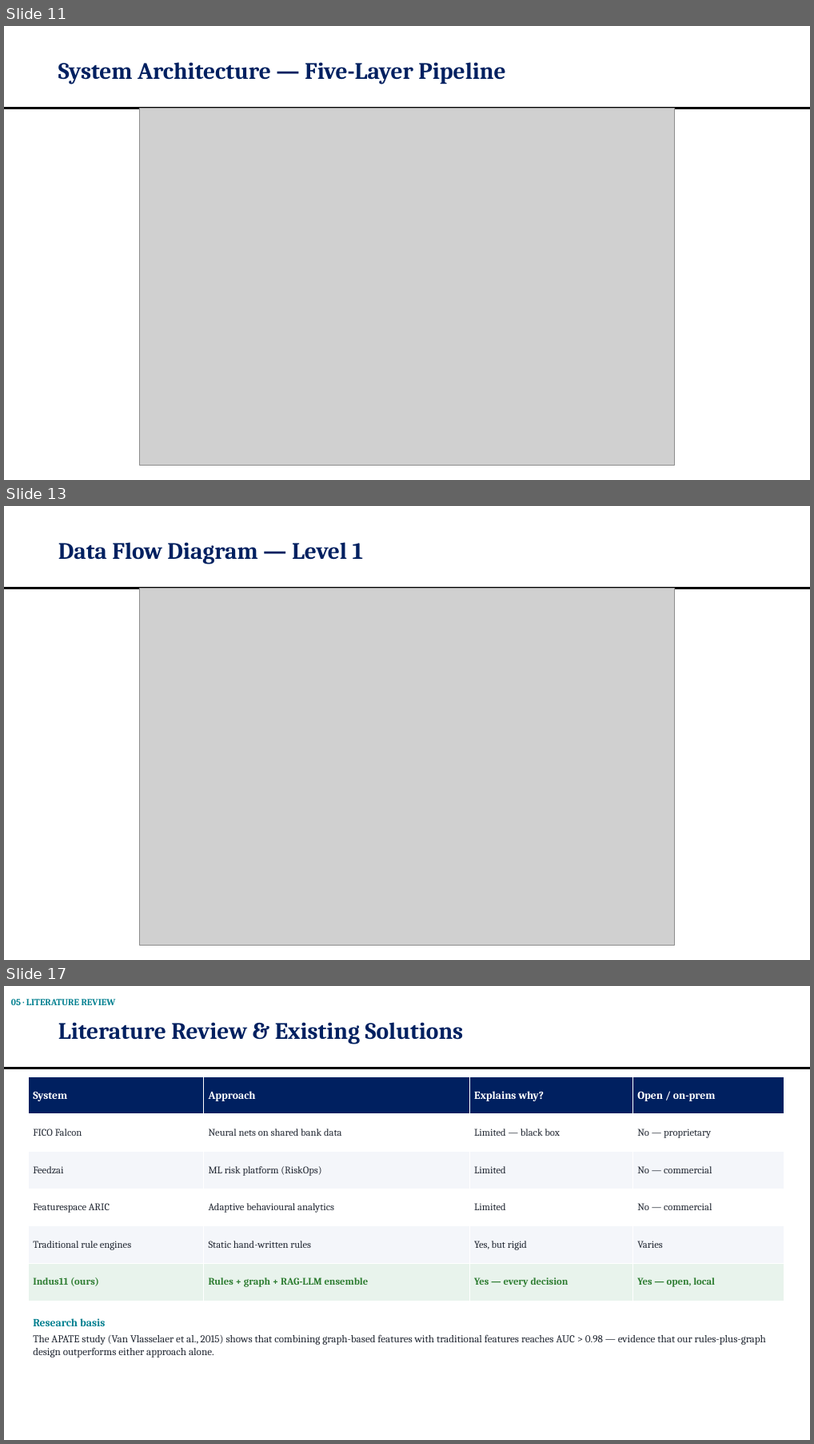
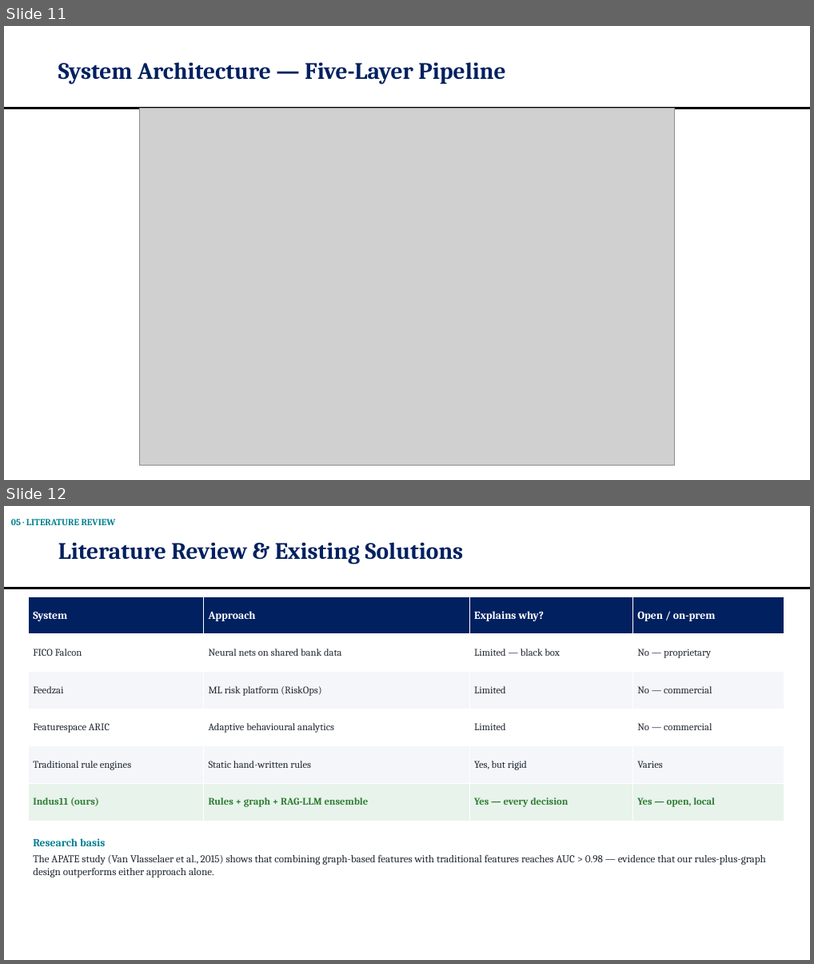
Before and after one commit to OMJOSHI15/indus11, a slide deck: docs/Indus11-Final-Review.pptx. Shown one above the other, each under a label of ours: slides 11, 13 and 17 before the commit, slides 11 and 12 after it; the slides between them are not shown. The pictures are 814x1444 and 814x964 pixels, drawn with LibreOffice and Linux fonts; fonts in the diff are those of the drawing; grey boxes stand for pictures. Boxes give left, top, right and bottom in pixels: in the first picture for what was removed or moved away, otherwise in the second. Text is boxed around its words. In the diff, an @@ line names an element or a change of style, - is before the commit and + after.

```diff
--- a/docs/Indus11-Final-Review.pptx
+++ b/docs/Indus11-Final-Review.pptx
@@ slide 13 removed at [4,506,810,960], background #FFFFFF; not listed: 1 template element that a slide beside it also shows @@
@@ title removed at [58,542,363,564] @@
-Data Flow Diagram — Level 1
@@ picture removed at [139,588,675,944] @@
@@ what was slide 17 is now slide 12 @@
```
Also in this commit, not shown: 4 other slides removed.
